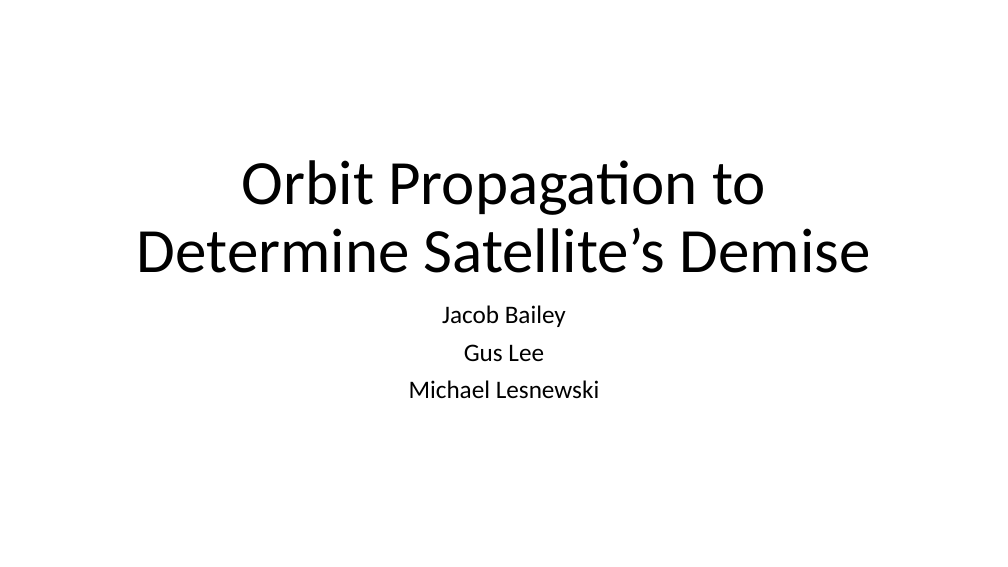
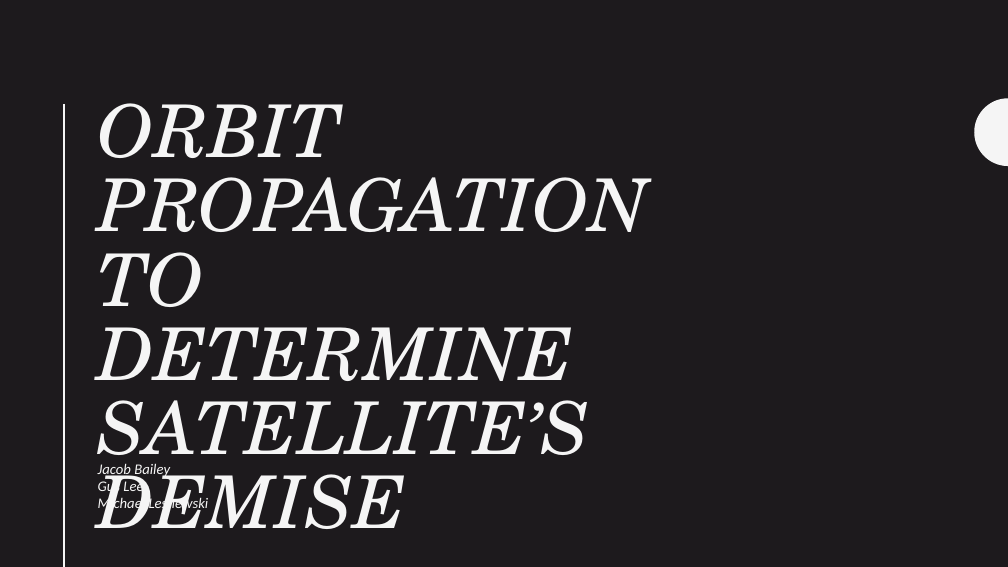
Before and after one commit to gankoji/ame557-proj2, a slide deck: slide 1 of Presentation_Slides/AME 557 Project 2 Outline.pptx. Drawn at 1008x567 pixels with LibreOffice and Linux fonts; fonts in the diff are those of the drawing. Boxes give left, top, right and bottom in pixels: in the first picture for what was removed or moved away, otherwise in the second. Text is boxed around its words. In the diff, an @@ line names an element or a change of style, - is before the commit and + after.

```diff
--- a/Presentation_Slides/AME 557 Project 2 Outline.pptx
+++ b/Presentation_Slides/AME 557 Project 2 Outline.pptx
@@ background #FFFFFF to #1D1A1D @@
@@ line added from (64, 104) to (64, 567), #F5F5F5 2 pt @@
@@ title "ORBIT PROPAGATION TO DETERMINE SATELLITE’S ..." at box(98, 103, 649, 529): vertical alignment bottom to top @@
@@ title at box(98, 103, 649, 529): text changed; size 60 to 69.3 pt; font Calibri to TeX Gyre Schola; text colour #000000 to #F5F5F5; italic on @@
-Orbit Propagation to Determine Satellite’s Demise
+ORBIT PROPAGATION TO DETERMINE SATELLITE’S DEMISE
@@ freeform shape added at box(975, 98, 1008, 166), fill #F5F5F5 @@
@@ subtitle "Jacob Bailey": place and size @@
-subtitle "Jacob Bailey" at box(409, 305, 600, 399)
+subtitle "Jacob Bailey" at box(98, 463, 209, 512)
@@ subtitle "Jacob Bailey" at box(98, 463, 209, 512): size 24 to 14 pt, text colour #000000 to #F5F5F5, italic on; alignment centre to left; line spacing 0.9 to 0.94; less space between paragraphs @@
```
Also in this commit, not shown: 6 other slides changed, 3 slides added, 1 slide removed.
